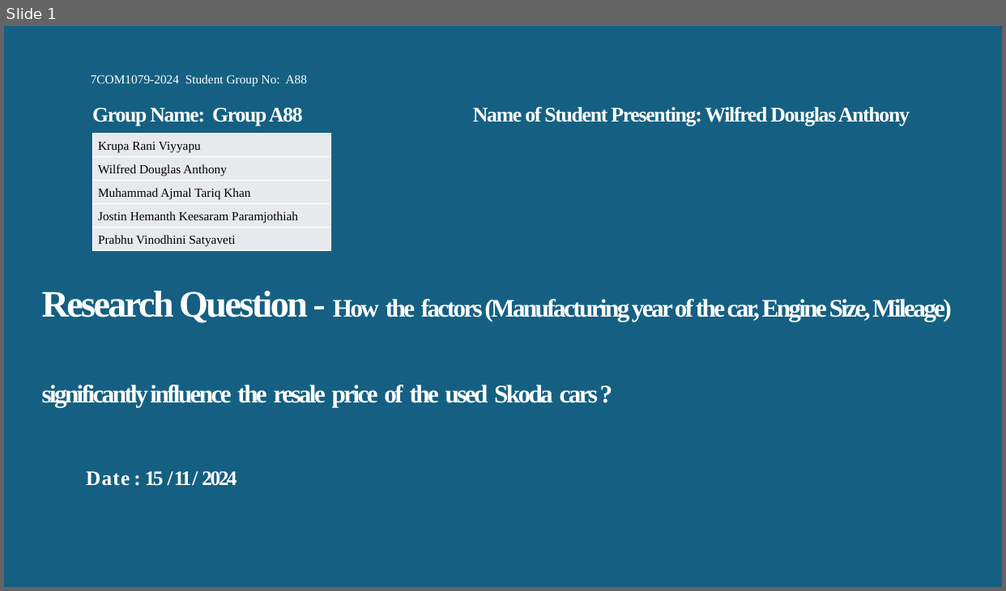
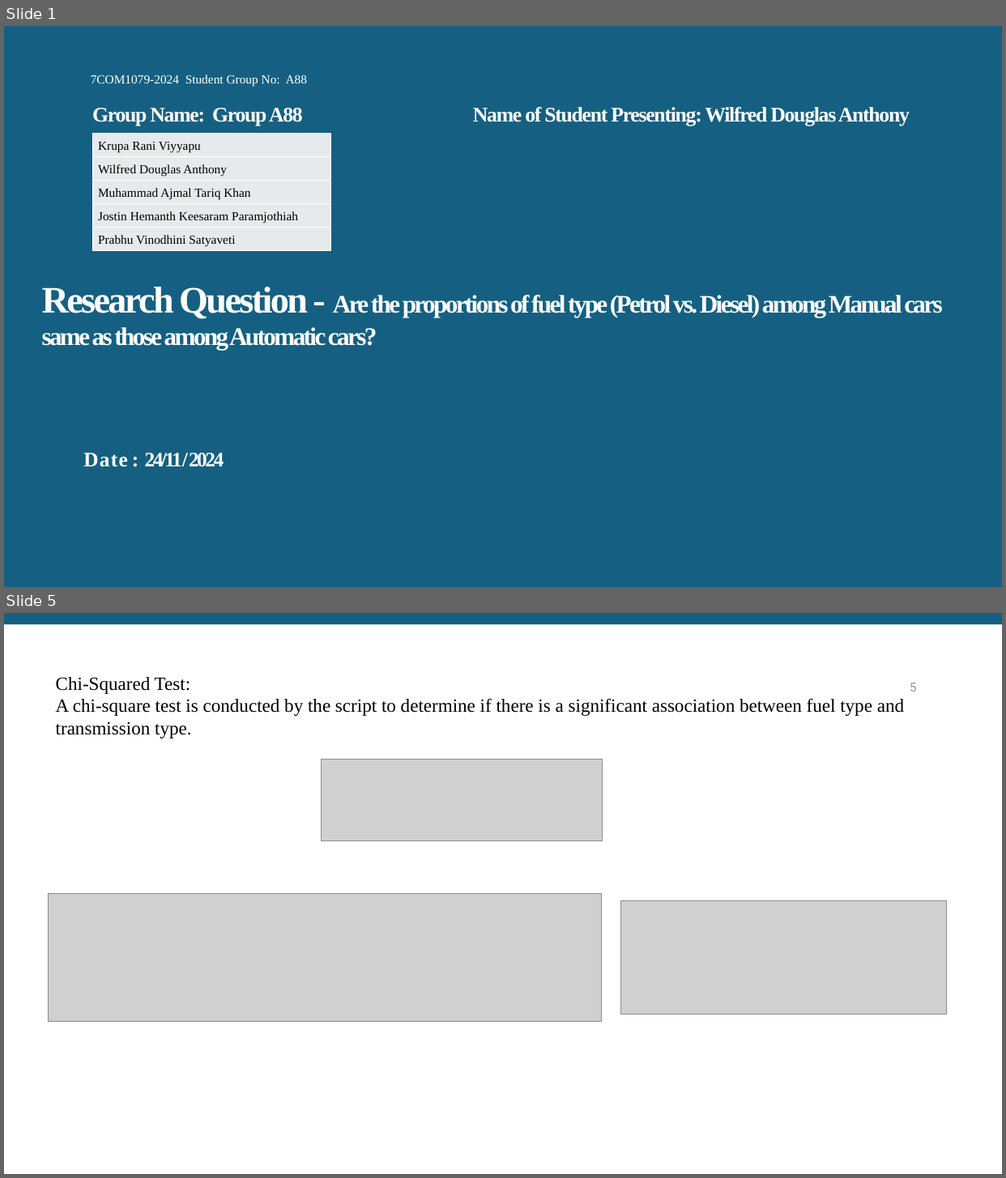
Before and after one commit to KrupaRaniHerts/Group88, a slide deck: 7COM1079-Tutorial_4.pptx. Shown one above the other, each under a label of ours: slide 1 before the commit, slides 1 and 5 after it; the slides between them are not shown. The pictures are 1006x591 and 1006x1178 pixels, drawn with LibreOffice and Linux fonts; fonts in the diff are those of the drawing; grey boxes stand for pictures; background and template pictures are left out. Boxes give left, top, right and bottom in pixels: in the first picture for what was removed or moved away, otherwise in the second. Text is boxed around its words. In the diff, an @@ line names an element or a change of style, - is before the commit and + after.

```diff
--- a/7COM1079-Tutorial_4.pptx
+++ b/7COM1079-Tutorial_4.pptx
@@ slide 5 added at (x1=4, y1=613, x2=1002, y2=1174), background #FFFFFF @@
@@ rectangle added at (x1=4, y1=613, x2=1002, y2=624), fill #156082 @@
@@ text added at (x1=56, y1=677, x2=904, y2=739), 18 pt, text #000000 @@
+Chi-Squared Test:
+A chi-square test is conducted by the script to determine if there is a significant association between fuel type and transmission type.
@@ page number added at (x1=910, y1=683, x2=917, y2=692), 12 pt, text #8F9898 @@
+5
@@ picture added at (x1=322, y1=759, x2=602, y2=841) @@
@@ picture added at (x1=49, y1=894, x2=602, y2=1022) @@
@@ picture added at (x1=621, y1=901, x2=947, y2=1015) @@
@@ slide 1 changed as well @@
@@ title at (x1=42, y1=287, x2=942, y2=467): text changed @@
-Research Question - How the factors (Manufacturing year of the car, Engine Size, Mileage) significantly influence the resale price of the used Skoda cars ?
-D a t e : 15 / 11 / 2024
+Research Question - Are the proportions of fuel type (Petrol vs. Diesel) among Manual cars same as those among Automatic cars?
+D a t e : 24/11/ 2024
```
Also in this commit, not shown: 2 other slides changed, 2 other slides added, 4 slides removed.
